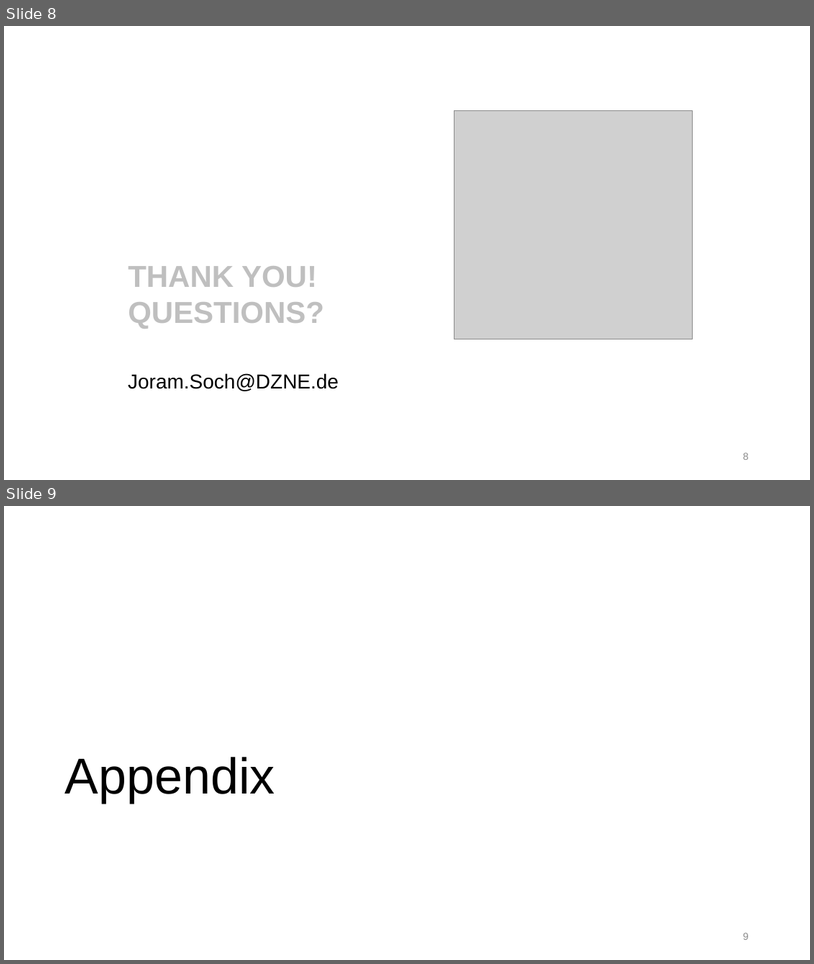
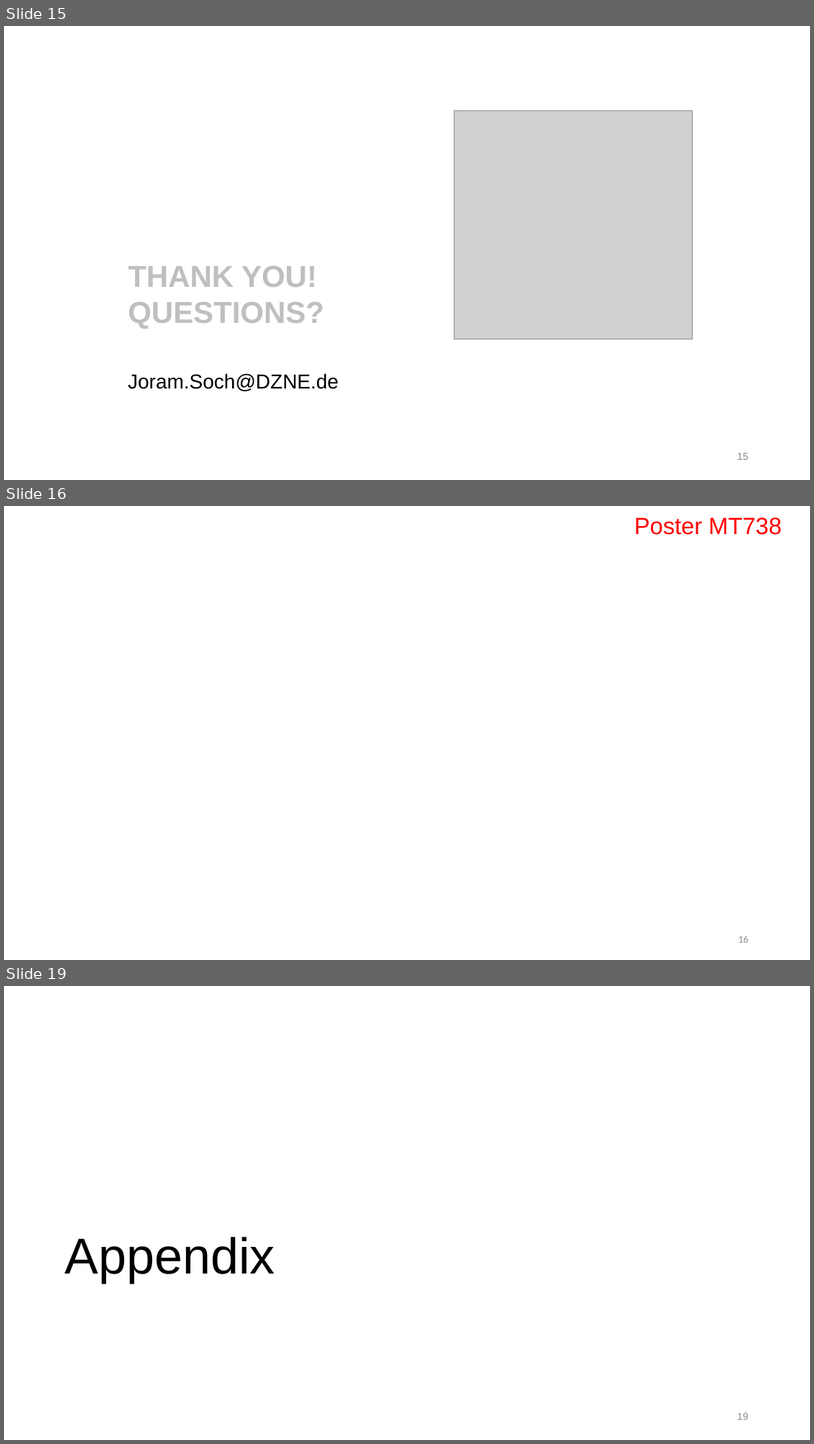
Before and after one commit to JoramSoch/OHBM_2022, a slide deck: Talks/OHBM_2022_Talk_B_FADE.pptx. Shown one above the other, each under a label of ours: slides 8 and 9 before the commit, slides 15, 16 and 19 after it; the slides between them are not shown. The pictures are 814x964 and 814x1444 pixels, drawn with LibreOffice and Linux fonts; fonts in the diff are those of the drawing; grey boxes stand for pictures; background and template pictures are left out. Boxes give left, top, right and bottom in pixels: in the first picture for what was removed or moved away, otherwise in the second. Text is boxed around its words. In the diff, an @@ line names an element or a change of style, - is before the commit and + after.

```diff
--- a/Talks/OHBM_2022_Talk_B_FADE.pptx
+++ b/Talks/OHBM_2022_Talk_B_FADE.pptx
@@ slide 16 added at (4, 506, 810, 960), background picture (left out) @@
@@ text added at (635, 518, 782, 535), 28 pt, text #FF0000 @@
+Poster MT738
@@ page number added at (738, 936, 748, 942), 12 pt, text #8C8C8C @@
+16
@@ what was slide 8 is now slide 15 @@
@@ page number at (738, 452, 749, 459): text changed @@
-8
+15
@@ what was slide 9 is now slide 19 @@
@@ page number at (738, 1412, 749, 1419): text changed @@
-9
+19
```
Also in this commit, not shown: 3 slides changed, 10 other slides added, 1 slide removed, 2 other files.
